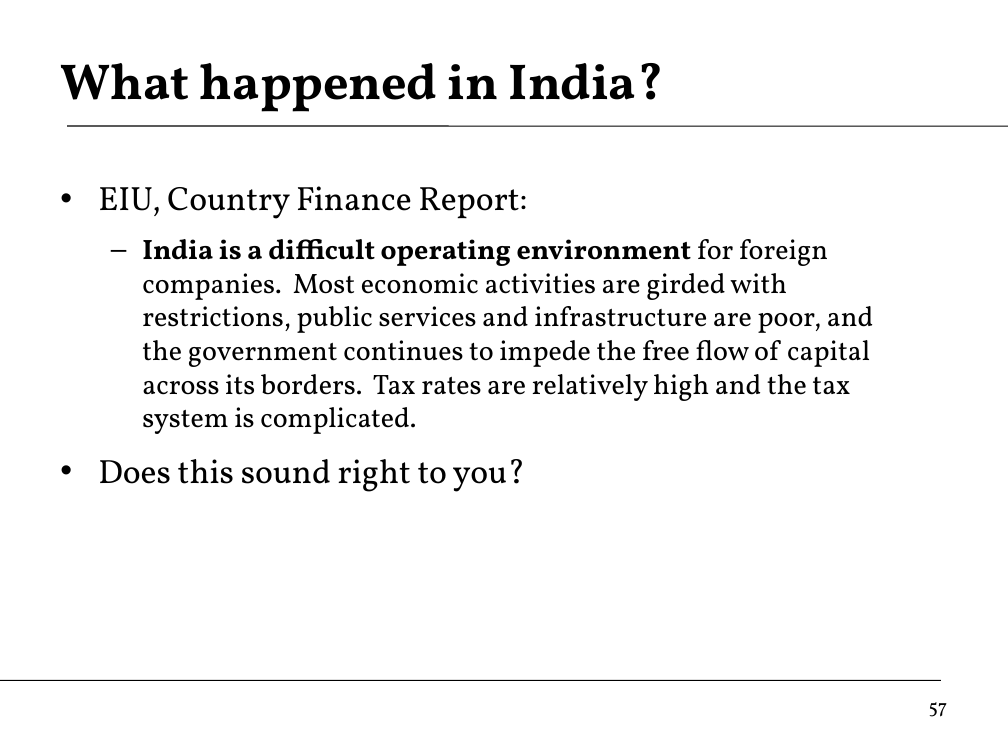
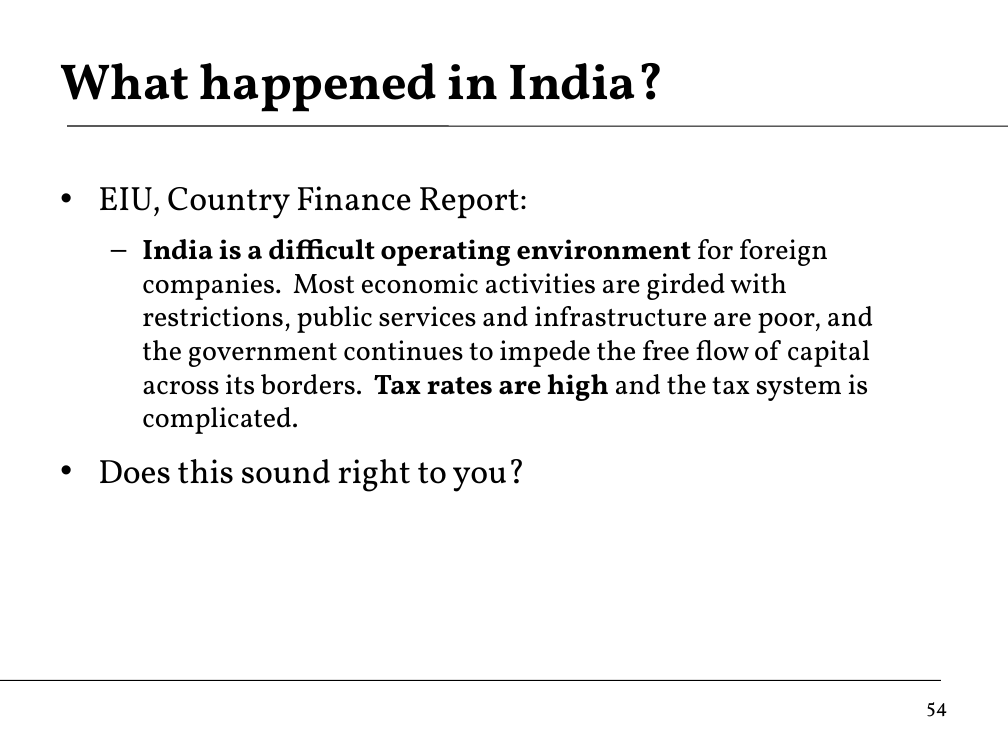
Before and after one commit to DaveBackus/Global_Economy, a slide deck: slide 54 of Slides/slides_growth2_f14.pptx (slide 57 before the commit). Drawn at 1008x756 pixels with LibreOffice and Linux fonts; fonts in the diff are those of the drawing. Boxes give left, top, right and bottom in pixels: in the first picture for what was removed or moved away, otherwise in the second. Text is boxed around its words. In the diff, an @@ line names an element or a change of style, - is before the commit and + after.

```diff
--- a/Slides/slides_growth2_f14.pptx
+++ b/Slides/slides_growth2_f14.pptx
@@ text at (142, 239, 873, 434): text changed @@
-  – India is a difficult operating environment for foreign companies. Most economic activities are girded with restrictions, public services and infrastructure are poor, and the government continues to impede the free flow of capital across its borders. Tax rates are relatively high and the tax system is complicated.
+  – India is a difficult operating environment for foreign companies. Most economic activities are girded with restrictions, public services and infrastructure are poor, and the government continues to impede the free flow of capital across its borders. Tax rates are high and the tax system is complicated.
@@ page number at (926, 702, 947, 717): text changed @@
-57
+54
```
Also in this commit, not shown: 28 other slides changed, 10 slides added, 13 slides removed, 11 other files.
